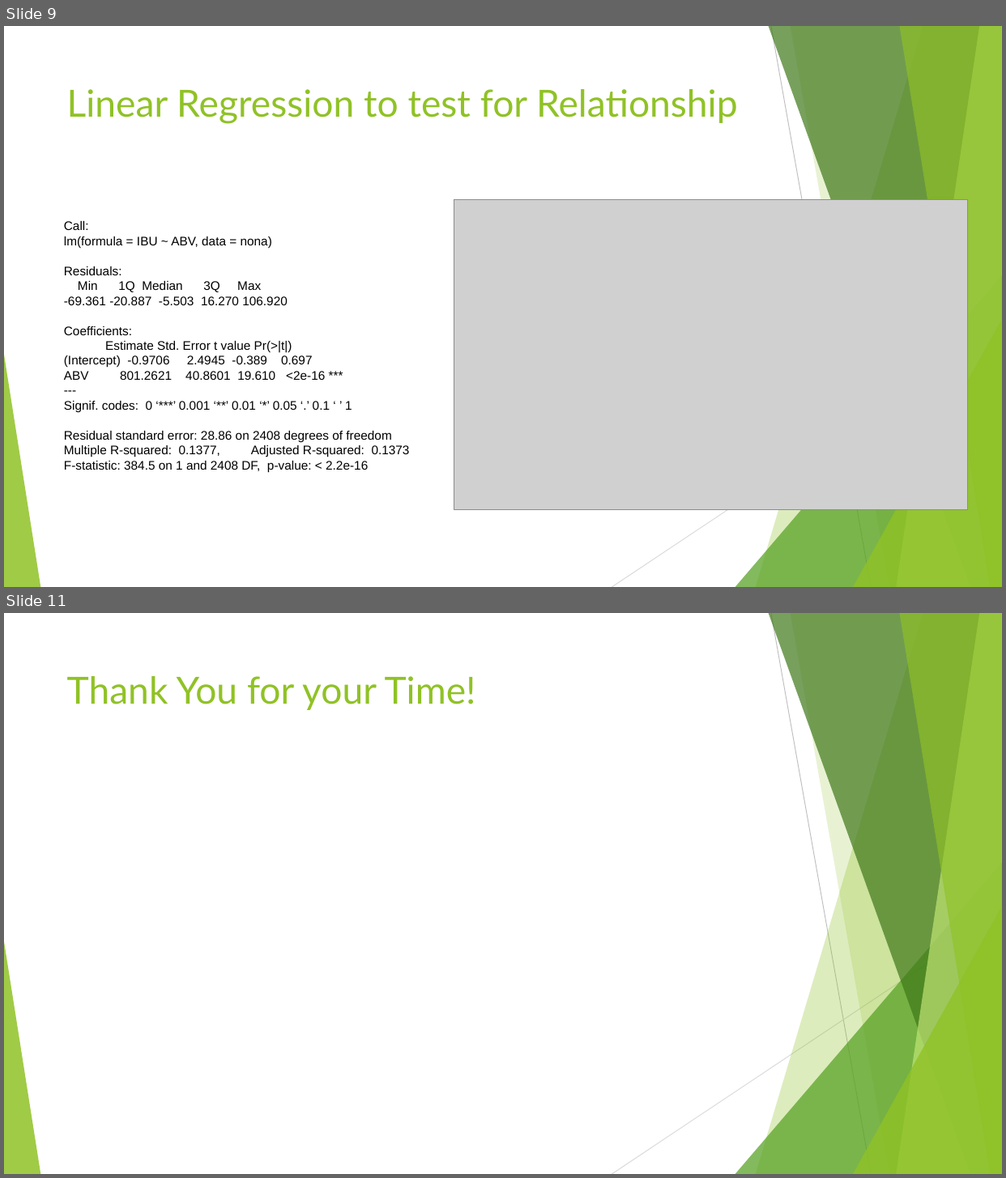
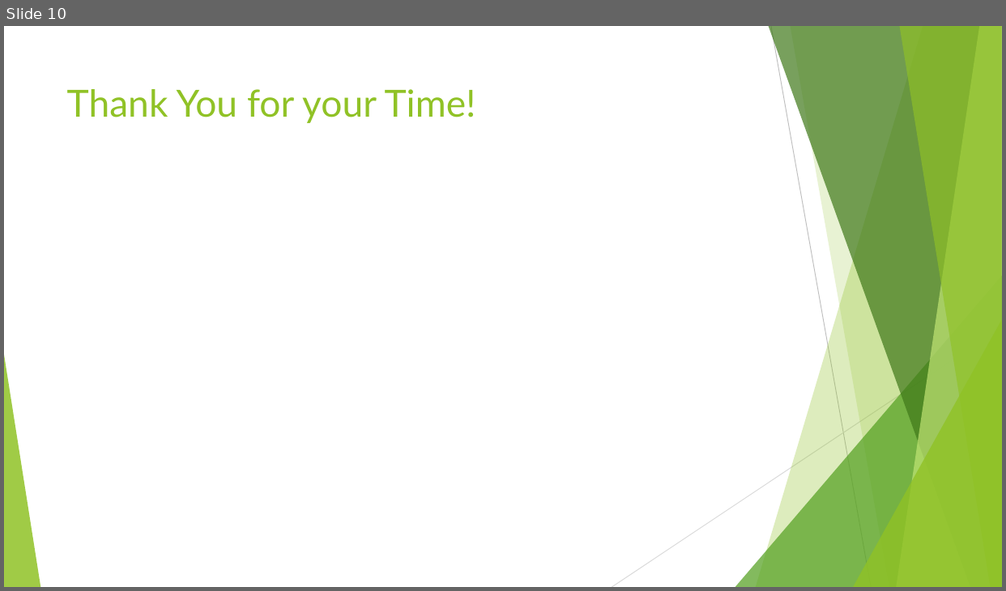
Before and after one commit to malcolmccarlson/DDS-CaseStudy1, a slide deck: MalcolmCarlsonBeerDataEDA.DDS6306.pptx. Shown one above the other, each under a label of ours: slides 9 and 11 before the commit, slide 10 after it; the slides between them are not shown. The pictures are 1006x1178 and 1006x591 pixels, drawn with LibreOffice and Linux fonts; fonts in the diff are those of the drawing; grey boxes stand for pictures. Boxes give left, top, right and bottom in pixels: in the first picture for what was removed or moved away, otherwise in the second. Text is boxed around its words. In the diff, an @@ line names an element or a change of style, - is before the commit and + after.

```diff
--- a/MalcolmCarlsonBeerDataEDA.DDS6306.pptx
+++ b/MalcolmCarlsonBeerDataEDA.DDS6306.pptx
@@ slide 9 removed at [4,26,1002,587], background #FFFFFF; not listed: 10 template elements that a slide beside it also shows @@
@@ title removed at [67,89,738,124] @@
-Linear Regression to test for Relationship
@@ picture removed at [454,199,967,510] @@
@@ text removed at [64,221,410,472] @@
-Call:
-lm(formula = IBU ~ ABV, data = nona)
-Residuals:
-Min 1Q Median 3Q Max
--69.361 -20.887 -5.503 16.270 106.920
-Coefficients:
-Estimate Std. Error t value Pr(>|t|)
-(Intercept) -0.9706 2.4945 -0.389 0.697
-ABV 801.2621 40.8601 19.610 <2e-16 ***
----
-Signif. codes: 0 ‘***’ 0.001 ‘**’ 0.01 ‘*’ 0.05 ‘.’ 0.1 ‘ ’ 1
-Residual standard error: 28.86 on 2408 degrees of freedom
-Multiple R-squared: 0.1377, Adjusted R-squared: 0.1373
-F-statistic: 384.5 on 1 and 2408 DF, p-value: < 2.2e-16
@@ what was slide 11 is now slide 10 @@
```
Also in this commit, not shown: 7 slides changed, 2 slides added, 2 other slides removed, 1 other file.
